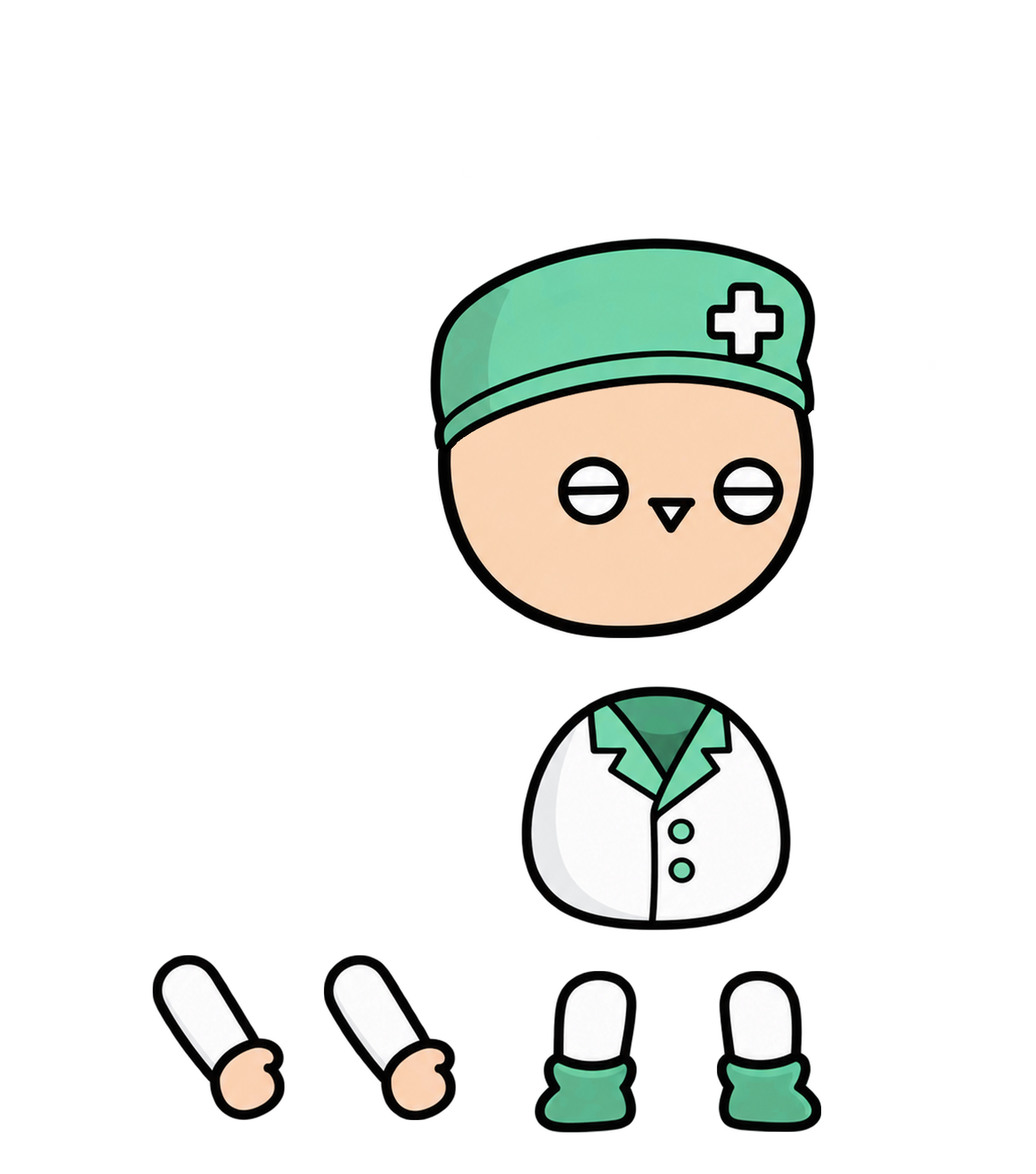
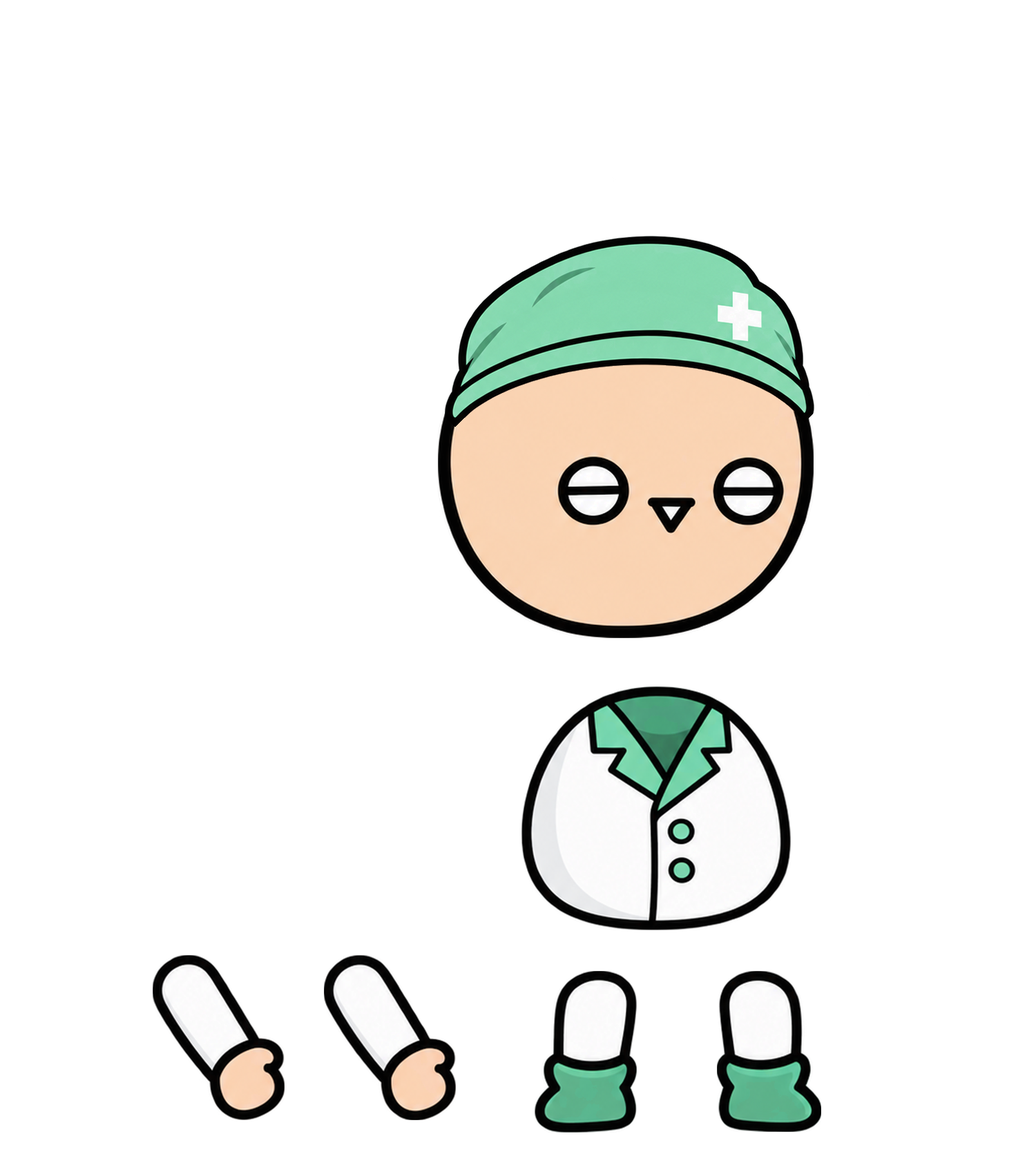
Revision of a layered 1036 x 1174 image; what changed, layer by layer:
painted on "머리" over [428, 234, 816, 454]
